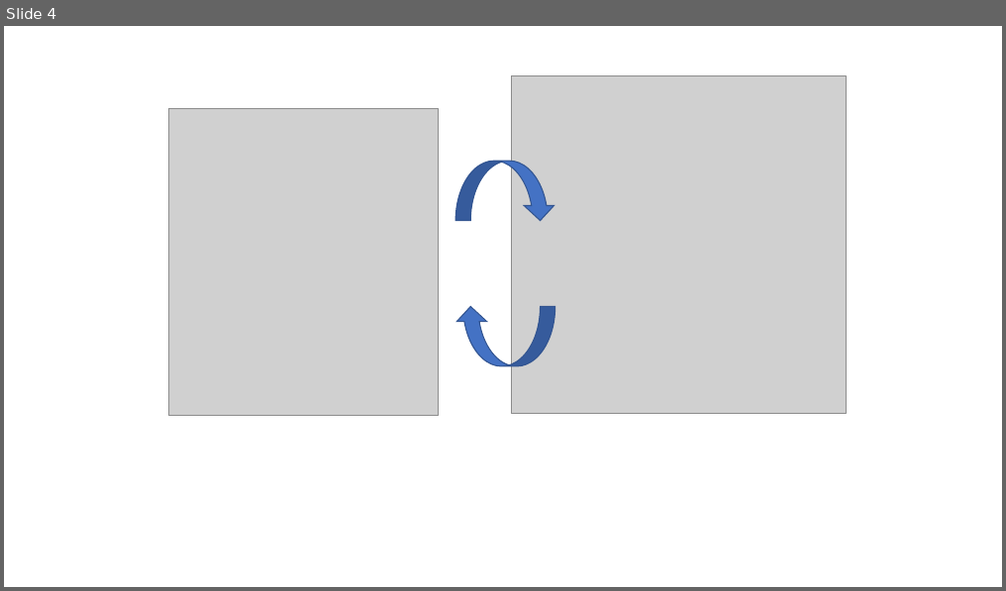
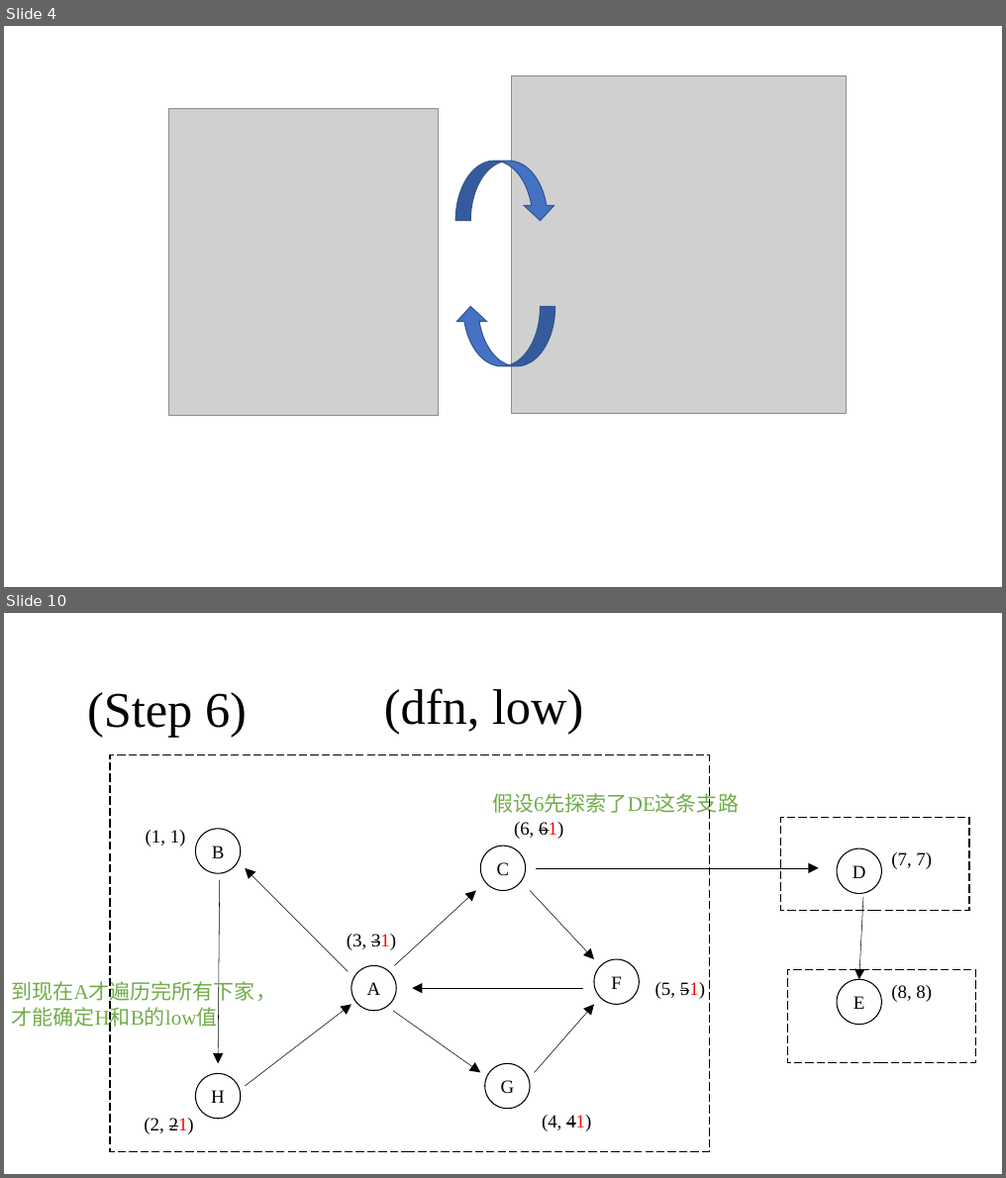
Before and after one commit to steve3ussr/PyCharmProject, a slide deck: DSA_python/figure/python_DSA_fig.pptx. Shown one above the other, each under a label of ours: slide 4 before the commit, slides 4 and 10 after it; the slides between them are not shown. The pictures are 1006x591 and 1006x1178 pixels, drawn with LibreOffice and Linux fonts; fonts in the diff are those of the drawing; grey boxes stand for pictures. Boxes give left, top, right and bottom in pixels: in the first picture for what was removed or moved away, otherwise in the second. Text is boxed around its words. In the diff, an @@ line names an element or a change of style, - is before the commit and + after.

```diff
--- a/DSA_python/figure/python_DSA_fig.pptx
+++ b/DSA_python/figure/python_DSA_fig.pptx
@@ slide 10 added at [4, 613, 1002, 1174], background #FFFFFF @@
@@ text added at [87, 692, 247, 738], 48 pt, text #000000 @@
+(Step 6)
@@ text added at [384, 688, 583, 735], 48 pt, text #000000 @@
+(dfn, low)
@@ rectangle added at [110, 756, 709, 1152], outline #000000 1 pt dashed @@
@@ text added at [492, 791, 739, 817], 20 pt, text #70AD47 @@
+假设6先探索了DE这条支路
@@ rectangle added at [781, 817, 969, 910], outline #000000 1 pt dashed @@
@@ text added at [146, 830, 186, 847], 18 pt, text #000000 @@
+(1, 1)
@@ ellipse added at [196, 829, 241, 873], outline #000000 1 pt, 18 pt, text #000000 @@
+B
@@ ellipse added at [481, 846, 526, 891], outline #000000 1 pt, 18 pt, text #000000 @@
+C
@@ text added at [514, 822, 563, 839], 18 pt, text #000000 @@
+(6, 61)
@@ ellipse added at [838, 849, 882, 894], outline #000000 1 pt, 18 pt, text #000000 @@
+D
@@ arrow added from (348, 972) to (245, 868), #000000 0.5 pt @@
@@ arrow added from (537, 868) to (819, 868), #000000 0.5 pt @@
@@ text added at [891, 853, 932, 869], 18 pt, text #000000 @@
+(7, 7)
@@ arrow added from (220, 880) to (218, 1063), #000000 0.5 pt @@
@@ arrow added from (395, 966) to (476, 891), #000000 0.5 pt @@
@@ arrow added from (531, 891) to (594, 959), #000000 0.5 pt @@
@@ arrow added from (863, 897) to (859, 980), #000000 0.5 pt @@
@@ text added at [347, 934, 396, 951], 18 pt, text #000000 @@
+(3, 31)
@@ ellipse added at [351, 966, 396, 1011], outline #000000 1 pt, 18 pt, text #000000 @@
+A
@@ ellipse added at [594, 959, 639, 1004], outline #000000 1 pt, 18 pt, text #000000 @@
+F
@@ text added at [11, 978, 276, 1030], 20 pt, text #70AD47 @@
+到现在A才遍历完所有下家，
+才能确定H和B的low值
@@ arrow added from (583, 989) to (412, 989), #000000 0.5 pt @@
@@ text added at [655, 982, 705, 999], 18 pt, text #000000 @@
+(5, 51)
@@ rectangle added at [788, 970, 976, 1062], outline #000000 1 pt dashed @@
@@ ellipse added at [838, 980, 882, 1025], outline #000000 1 pt, 18 pt, text #000000 @@
+E
@@ text added at [891, 985, 932, 1002], 18 pt, text #000000 @@
+(8, 8)
@@ arrow added from (245, 1086) to (351, 1004), #000000 0.5 pt @@
@@ arrow added from (393, 1011) to (481, 1072), #000000 0.5 pt @@
@@ arrow added from (534, 1072) to (594, 1004), #000000 0.5 pt @@
@@ ellipse added at [196, 1074, 241, 1119], outline #000000 1 pt, 18 pt, text #000000 @@
+H
@@ ellipse added at [485, 1063, 531, 1109], outline #000000 1 pt, 18 pt, text #000000 @@
+G
@@ text added at [542, 1115, 591, 1132], 18 pt, text #000000 @@
+(4, 41)
@@ text added at [144, 1118, 194, 1135], 18 pt, text #000000 @@
+(2, 21)
```
Also in this commit, not shown: 5 other slides added, 1 slide removed, 5 other files.
